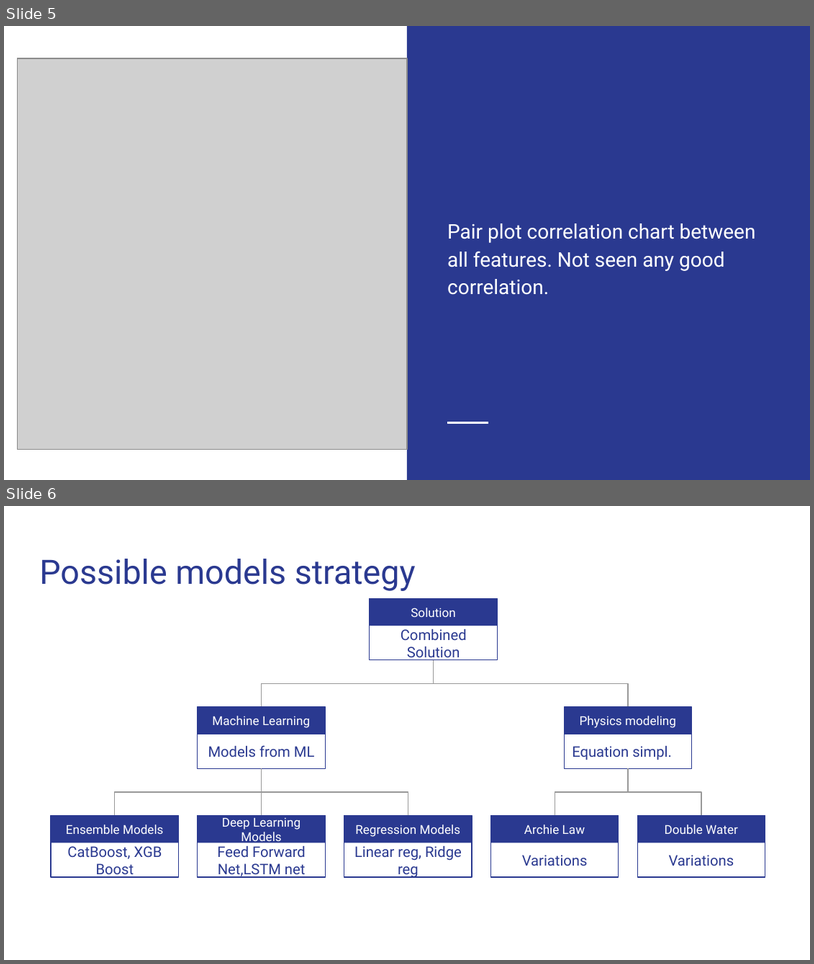
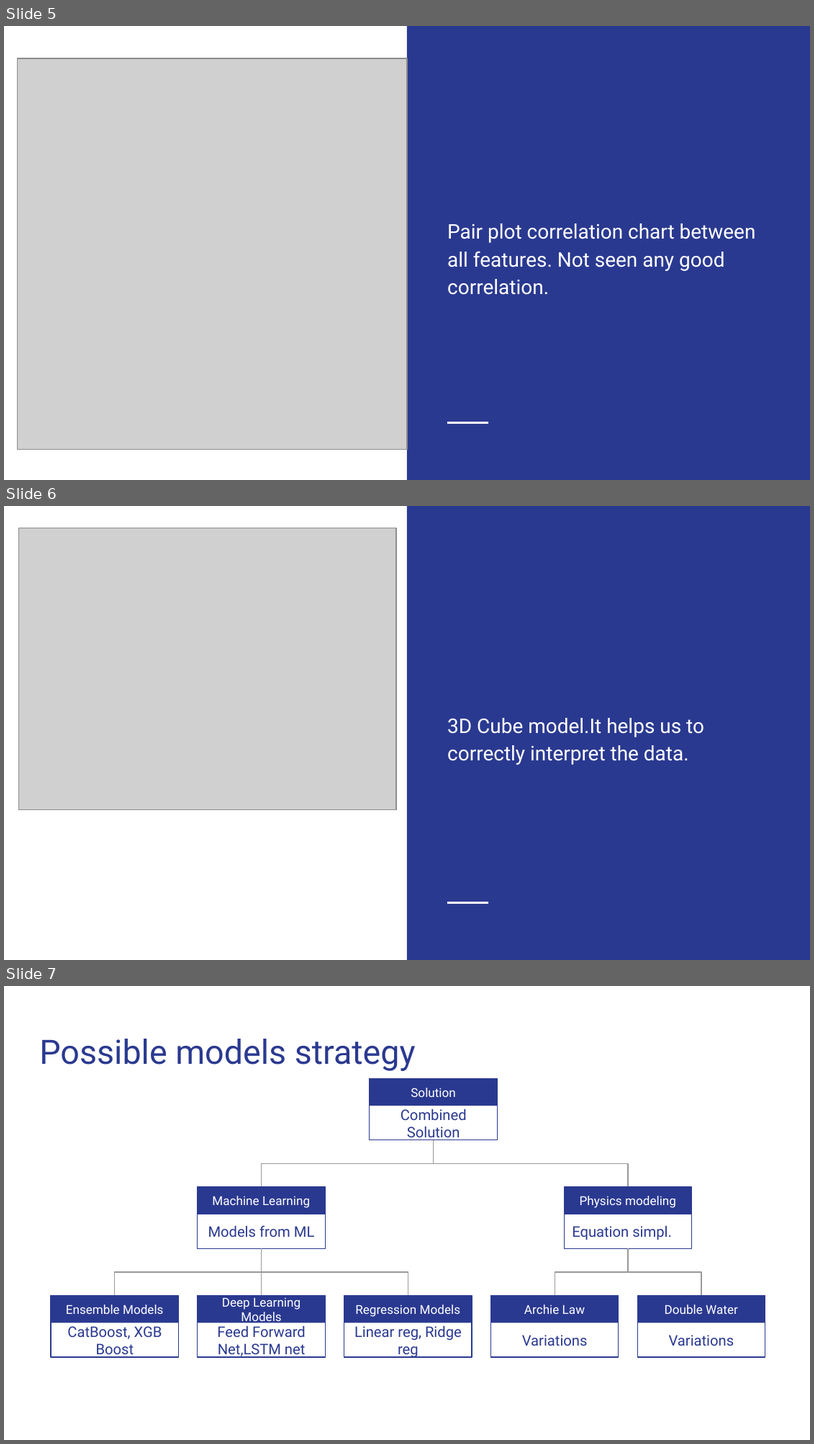
Before and after one commit to TVI-BIZ/arm_2020_inter_well, a slide deck: AI_Berserkers_AI_saturation_map.pptx. Shown one above the other, each under a label of ours: slides 5 and 6 before the commit, slides 5, 6 and 7 after it. The pictures are 814x964 and 814x1444 pixels, drawn with LibreOffice and Linux fonts; fonts in the diff are those of the drawing; grey boxes stand for pictures. Boxes give left, top, right and bottom in pixels: in the first picture for what was removed or moved away, otherwise in the second. Text is boxed around its words. In the diff, an @@ line names an element or a change of style, - is before the commit and + after.

```diff
--- a/AI_Berserkers_AI_saturation_map.pptx
+++ b/AI_Berserkers_AI_saturation_map.pptx
@@ slide 6 added at [4, 506, 810, 960], background #FFFFFF; not listed: 2 template elements that a slide beside it also shows @@
@@ picture added at [18, 528, 396, 809] @@
@@ text added at [448, 718, 705, 764], 18 pt, text #FFFFFF @@
+3D Cube model.It helps us to correctly interpret the data.
@@ what was slide 6 is now slide 7 @@
```
Also in this commit, not shown: 2 slides changed, 1 other file.
